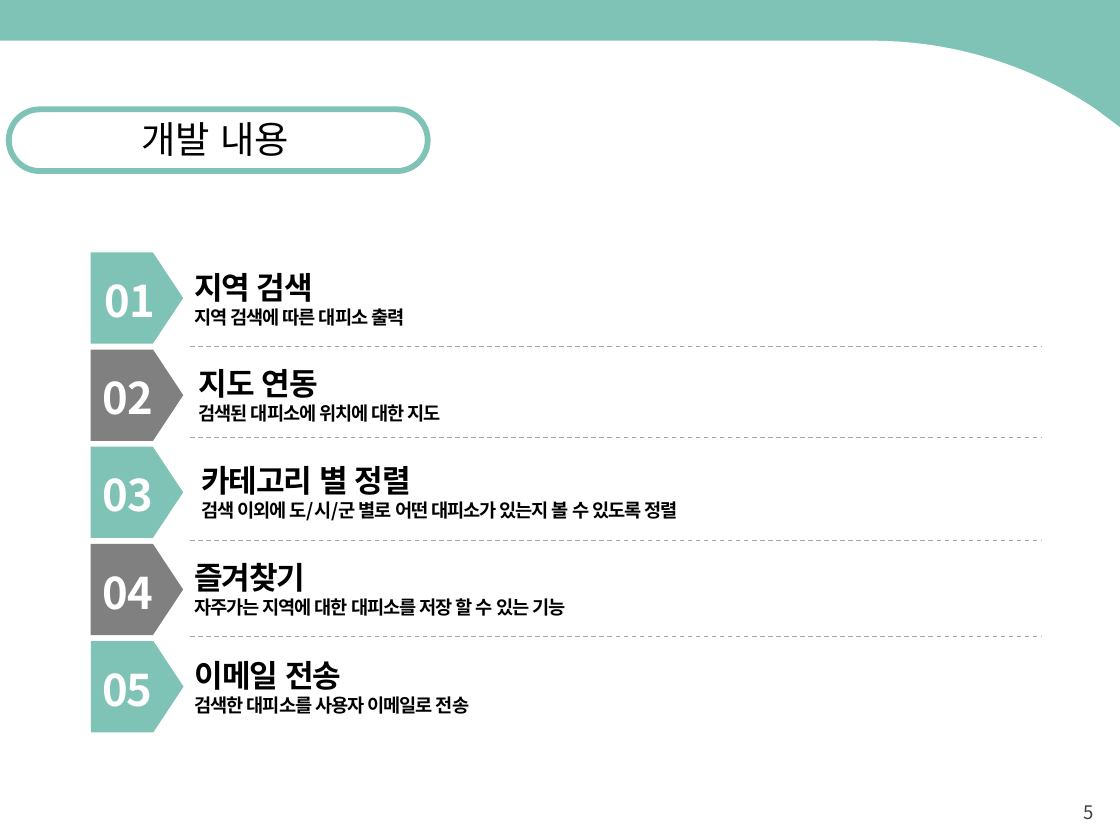
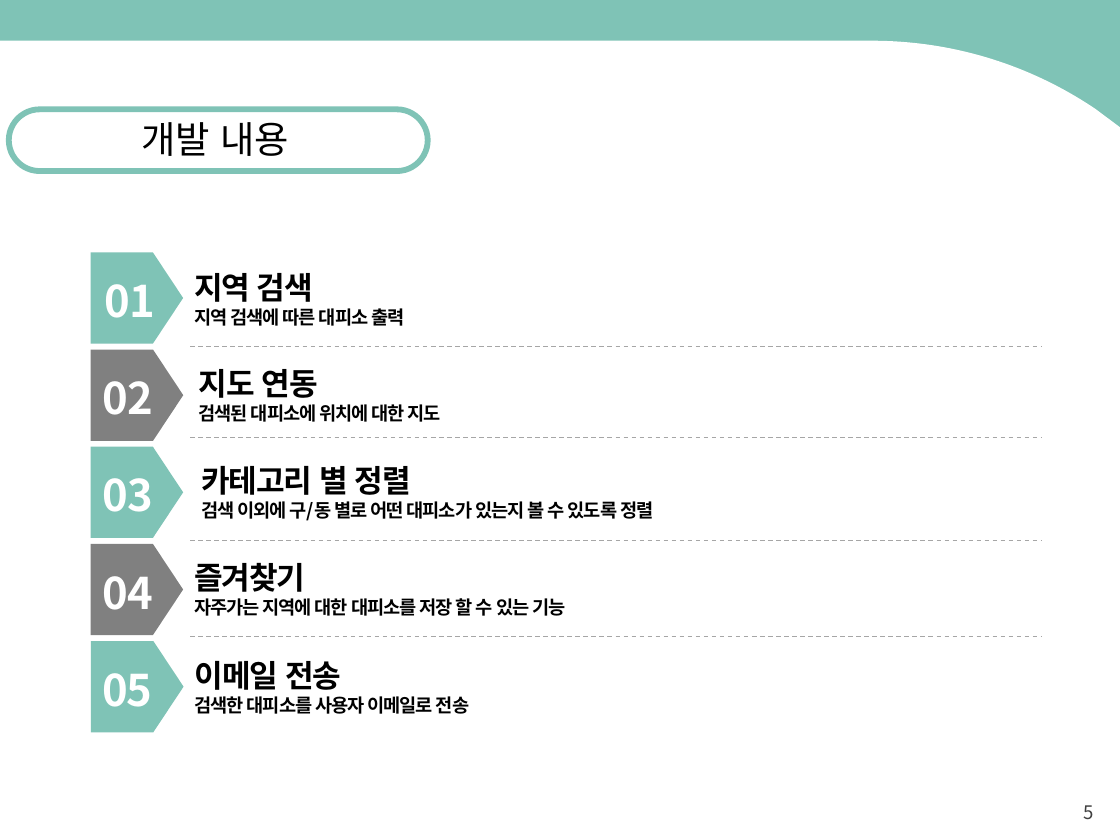
Before and after one commit to kpu2015180/scrtiptP, a slide deck: slide 5 of 기획발표.pptx. Drawn at 1120x840 pixels with LibreOffice and Linux fonts; fonts in the diff are those of the drawing. Boxes give left, top, right and bottom in pixels: in the first picture for what was removed or moved away, otherwise in the second. Text is boxed around its words. In the diff, an @@ line names an element or a change of style, - is before the commit and + after.

```diff
--- a/기획발표.pptx
+++ b/기획발표.pptx
@@ text at (201,498,653,523): text changed @@
-검색 이외에 도/시/군 별로 어떤 대피소가 있는지 볼 수 있도록 정렬
+검색 이외에 구/동 별로 어떤 대피소가 있는지 볼 수 있도록 정렬
```
Also in this commit, not shown: 4 other slides changed.
